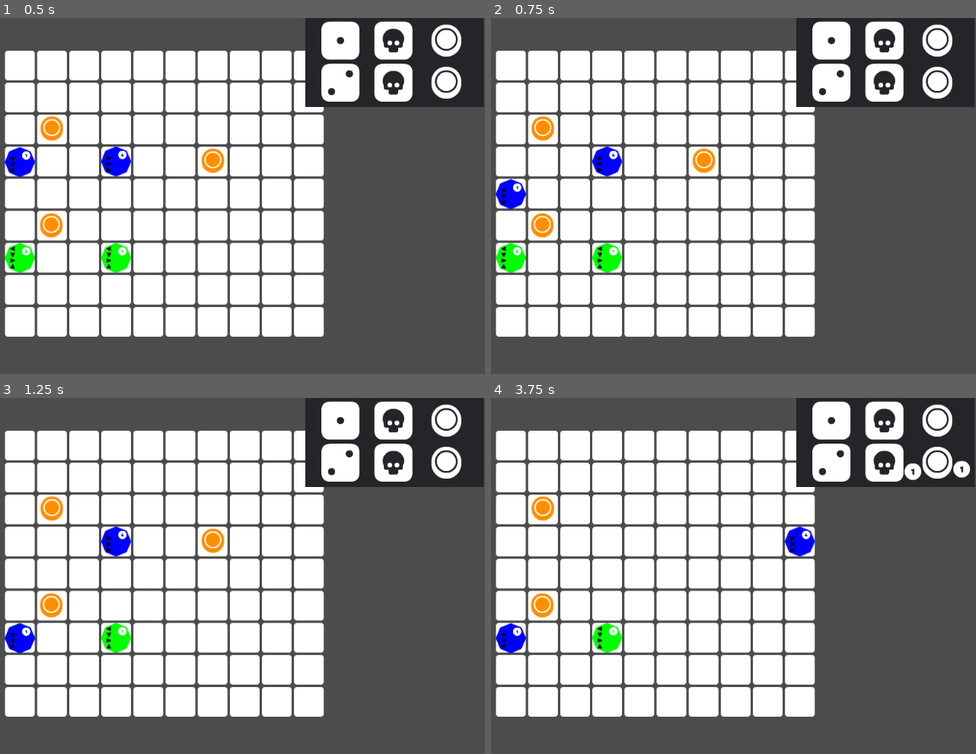
Above: before the commit, frames 1-4 (two rows, left to right).
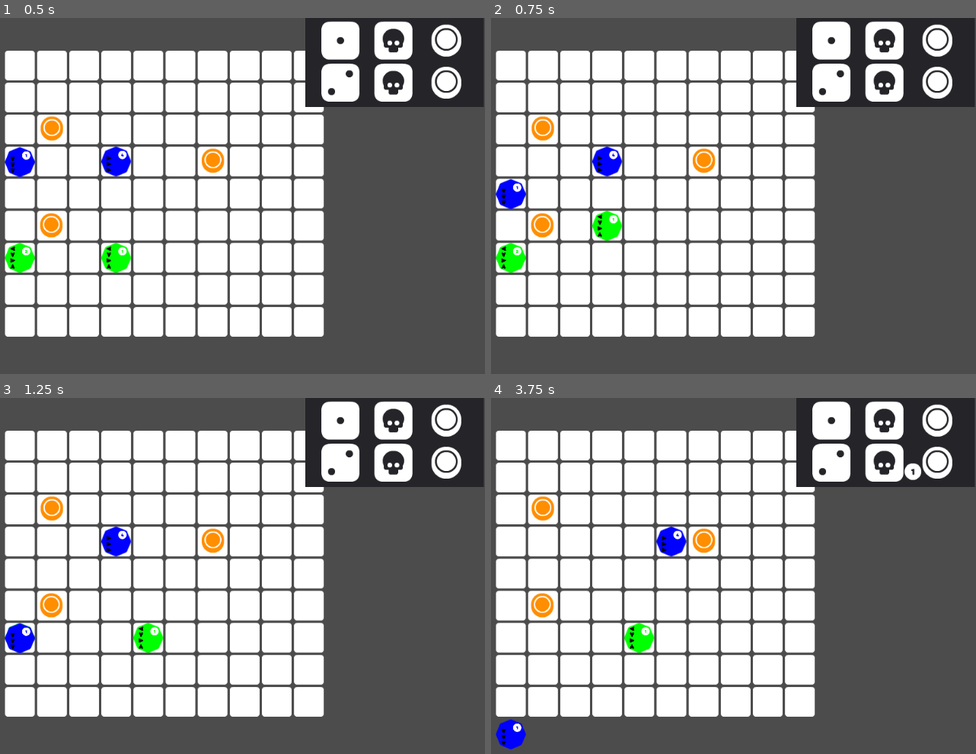
Above: after the commit, the same moments.

Repository: phlawlessDevelopment/chesslike
Game: Godot game, scene res://scenes/levels/Sandbox.tscn
The game is run twice, just before and just after one commit, with the same random seed, the same clock (stepped at 60 frames per second) and the same inputs.
Inputs (mouse positions are in pixels of both pictures, inside the frame that each line leads up to):
- Up to frame 1 (0.5 s): no input
- Up to frame 2 (0.75 s): tap Enter at 0.5 s; move the mouse to (806, 178) at 0.52 s; hold Space (space) from 0.53 s (still down); click (806, 178) at 0.67 s
- Up to frame 3 (1.25 s): keep holding Space (space)
- Up to frame 4 (3.75 s): move the mouse to (549, 593) at 1.27 s; release Space (space) at 1.28 s; tap Space (space) at 1.35, 2.85 s; click (549, 593) at 1.42 s; move the mouse to (733, 497) at 2.02 s; hold Space (space) 2.03-2.78 s; click (733, 497) at 2.17 s; move the mouse to (641, 647) at 2.77 s; click (641, 647) at 2.92 s; move the mouse to (854, 629) at 3.52 s; hold Space (space) from 3.53 s (still down); click (854, 629) at 3.67 s

Frame 1 is identical in both runs. In frame 2, 0.8% of the frame differs, in the area x 20-28%, y 54-72%; in frame 3, 0.8%; in frame 4, 2.7%, in the area x 0-99%, y 17-99%.

Commit message:
added movement indicators

Diff:
--- a/scenes/prefabs/Unit.tscn
+++ b/scenes/prefabs/Unit.tscn
@@ -11,9 +11,7 @@
 [ext_resource path="res://sprites/direction_e.png" type="Texture" id=9]
 [ext_resource path="res://sprites/direction_w.png" type="Texture" id=10]
 
-[node name="Unit" type="Node2D" groups=[
-"units",
-]]
+[node name="Unit" type="Node2D" groups=["units"]]
 script = ExtResource( 3 )
 initiative_textures = [ ExtResource( 4 ), ExtResource( 7 ), ExtResource( 5 ), ExtResource( 6 ) ]
 direction_textures = [ ExtResource( 10 ), ExtResource( 8 ), ExtResource( 9 ), ExtResource( 2 ) ]
@@ -30,3 +28,5 @@
 
 [node name="directions" type="Node2D" parent="."]
 position = Vector2( -12.0101, 14.7221 )
+
+[node name="path" type="Node2D" parent="."]
--- /dev/null
+++ b/scenes/prefabs/path_indicator.tscn
@@ -0,0 +1,9 @@
+[gd_scene load_steps=2 format=2]
+
+[ext_resource path="res://sprites/path_indicator.png" type="Texture" id=1]
+
+[node name="path_indicator" type="Sprite"]
+modulate = Color( 0, 0.52549, 1, 1 )
+scale = Vector2( 0.5, 0.5 )
+z_index = 3
+texture = ExtResource( 1 )
--- a/scripts/Board.gd
+++ b/scripts/Board.gd
@@ -7,9 +7,8 @@
 var active := true
 var this_initiative = []
 var coins :=[]
-var units_to_act_count :=0
+var units_to_act_count := 0
 onready var gui = get_tree().root.get_node("Sandbox/GUI")
-
 
 func _ready():
 	units = get_tree().get_nodes_in_group("units")
@@ -19,29 +18,36 @@
 		else:
 			p2_units.append(unit)
 	coins = get_tree().get_nodes_in_group("coins")
-	units.sort_custom(self,"sort_by_init")
+	units.sort_custom(self, "sort_by_init")
 	set_process(false)
 
 func _input(event):
 	if event.is_action_pressed("space"):
 		start_turn()
 
-
 func _process(_delta):
 	if !active:
 		return
+	var steps_remaining := false
 	for unit in units:
-		if unit.initiative == initiative:
-			while unit.step():
-				$Timer.start(0.25)
-				active = false
-				yield($Timer,"timeout")
-				active = true
-			units_to_act_count-=1
-			resolve_turn(unit)
-	if units_to_act_count == 0:
-		set_process(false)
-	initiative +=1
+		if !unit.has_acted and unit.initiative == initiative:
+			steps_remaining = unit.step()
+			if !steps_remaining:
+				units_to_act_count -= 1
+
+	$Timer.start(0.25)
+	active = false
+	yield($Timer, "timeout")
+	active = true
+
+	if !steps_remaining:
+		for unit in units:
+			if unit.initiative == initiative:
+				pickup_coin(unit)
+				take_piece(unit)
+		if units_to_act_count == 0:
+			set_process(false)
+		initiative +=1
 
 func start_turn():
 	initiative = 1
@@ -50,12 +56,14 @@
 	units_to_act_count = units.size()
 	set_process(true)
 
-func resolve_turn(unit):
+func pickup_coin(unit):
 	for coin in coins:
 		if unit.global_position.distance_to(coin.global_position) < 10:
 			coins.erase(coin)
 			coin.queue_free()
 			gui.add_coin(unit.player_index)
+
+func take_piece(unit):
 	if unit.player_index == 0:
 		for other in p2_units:
 			if unit.global_position.distance_to(other.global_position) < 10:
--- a/scripts/Unit.gd
+++ b/scripts/Unit.gd
@@ -12,33 +12,54 @@
 export(Array,DIRECTION) var directions
 var direction_count :=0
 var dir_indicator = preload("res://scenes/prefabs/direction_indicator.tscn")
-
+var path_indicator = preload("res://scenes/prefabs/path_indicator.tscn")
+var path_indicators := []
 var has_acted := false
 
 func _ready():
 	yield(get_tree().root, "ready")
-	var indicator_offset = Vector2(0,0)
+	var d_ind_offset = Vector2(0,0)
+
 	for dir in directions:
-		var indicator = dir_indicator.instance()
-		$directions.add_child(indicator)
-		indicator.global_position+= indicator_offset
-		indicator_offset.y -= 10
-		indicator.skin = direction_textures[dir]
-
+		var dir_ind = dir_indicator.instance()
+		$directions.add_child(dir_ind)
+		dir_ind.global_position+= d_ind_offset
+		d_ind_offset.y -= 10
+		dir_ind.skin = direction_textures[dir]
+		var p_ind = path_indicator.instance()
+		$path.add_child(p_ind)
+		path_indicators.append(p_ind)
+	toggle_path()
 	$bg.modulate = colors[player_index]
 
+func _input(event):
+	if event is InputEventMouseButton and event.is_pressed():
+		if event.position.distance_to(global_position) < 50:
+			toggle_path()
 
-
+func toggle_path():
+	$path.visible = !$path.visible
+	if $path.visible:
+		var p_ind_offset = Vector2(0,0)
+		for i in range(path_indicators.size()):
+			p_ind_offset += direction_vectors[directions[i]] * 54
+			path_indicators[i].position = p_ind_offset
 
 func set_initiative(i):
 	$init.texture = initiative_textures[i-1]
 	initiative = i
 
 func step():
+	global_position += direction_vectors[directions[direction_count]] * 54
+	direction_count += 1
+	print(name)
+	print(direction_count)
+	print(directions.size())
 	if direction_count == directions.size():
 		direction_count = 0
 		has_acted = true
 		return false
-	global_position += direction_vectors[directions[direction_count]] * 54
-	direction_count+=1
 	return true
+
+func bump(dir):
+	global_position += dir * 54
Renamed: sprites/gui_outline.png -> sprites/path_indicator.png
Not shown, changed: sprites/path_indicator.png.import
